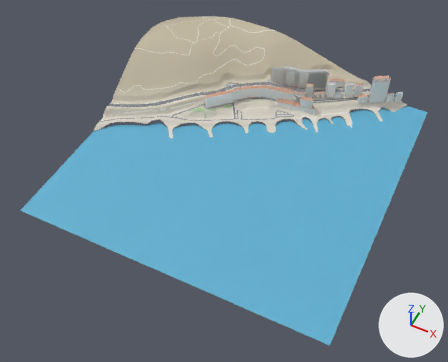
An edit to the glTF model public/world/tiles/2_-2.glb, drawn before and after from the same camera.
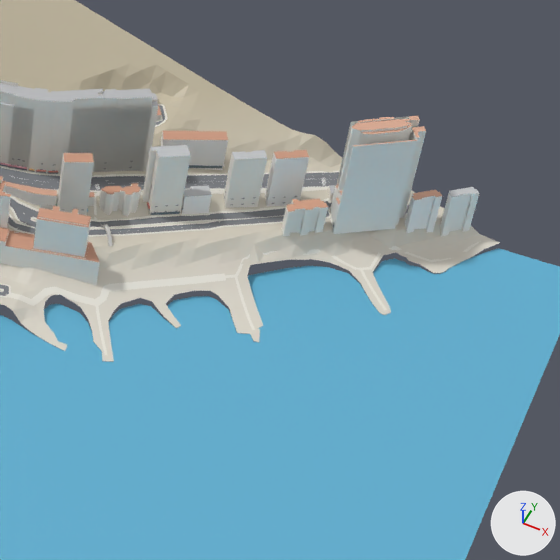
Old and new are each drawn whole from a camera (50 mm lens) standing at (3093.0, 205.0, 1476.0) and looking at (2500.0, 1391.0, -7.0) and again close up on the part from 65% to 94% of the width and 13% to 49% of the height. Lighting does not change. The marker at lower right points along +X, +Y and +Z. The last two pictures show the newer version. Vertices at exactly the same position are counted once.

The first close-up shows 'Detail', 'Ground', 'Road', 'Roofs', 'Sidewalk', 'Walls', 'Water' and 3 more.
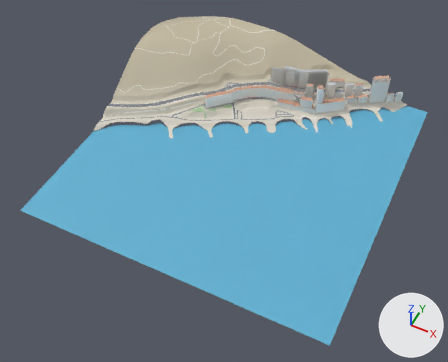
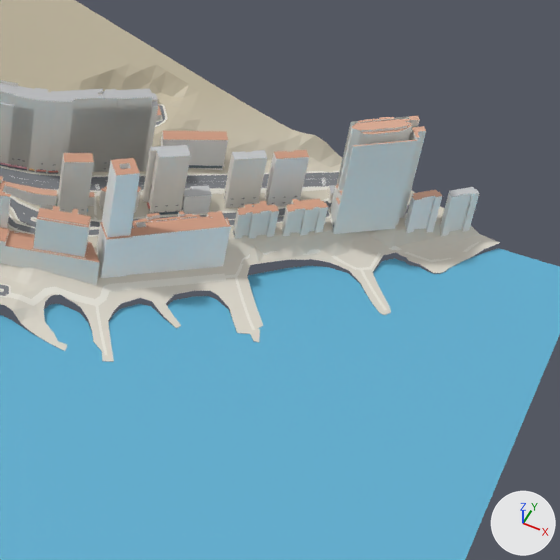
The change in detail:
me_walls is used by ob_walls; location (0.0, 0.0, 0.0).
me_walls had 1353 vertices, 1500 faces and spanned x 2298.0..2901.0, y 1642.0..2003.0, z 8.0..125.0.
me_walls now has 1675 vertices, 1850 faces and spans x 2298.0..2901.0, y 1642.0..2003.0, z 8.0..125.0.
me_walls part 1: a new loose piece of 216 vertices spanning x 2639.0..2735.0, y 1802.0..1878.0, z 13.0..56.0, in mat_defaultmaterial_009.
me_walls part 2: a new loose piece of 44 vertices spanning x 2731.0..2762.0, y 1884.0..1911.0, z 23.0..50.0, in mat_defaultmaterial_009.
me_walls part 3: a new loose piece of 22 vertices spanning x 2640.0..2666.0, y 1804.0..1831.0, z 14.0..120.0, in mat_defaultmaterial_009.
me_walls part 4: 40 vertices added at x 2648.0..2743.0, y 1813.0..1902.0, z 19.0..120.0.
me_roofs is used by ob_roofs; location (0.0, 0.0, 0.0).
me_roofs had 750 vertices, 636 faces and spanned x 2298.0..2901.0, y 1642.0..2003.0, z 35.0..125.0.
me_roofs now has 923 vertices, 797 faces and spans x 2298.0..2901.0, y 1642.0..2003.0, z 35.0..125.0.
me_roofs part 5: 173 vertices added at x 2639.0..2762.0, y 1802.0..1911.0, z 50.0..120.0.

What differs and where, as boxes [x1, y1, x2, y2] in the close-ups (560 x 560 px):
part 1 of me_walls, added
    after: [97, 212, 231, 278]
part 2 of me_walls, added
    after: [233, 201, 279, 238]
part 3 of me_walls, added
    after: [102, 161, 140, 238]
part 4 of me_walls, added
    after: [119, 163, 254, 218]
part 5 of me_roofs, added
    after: [100, 158, 279, 240]
